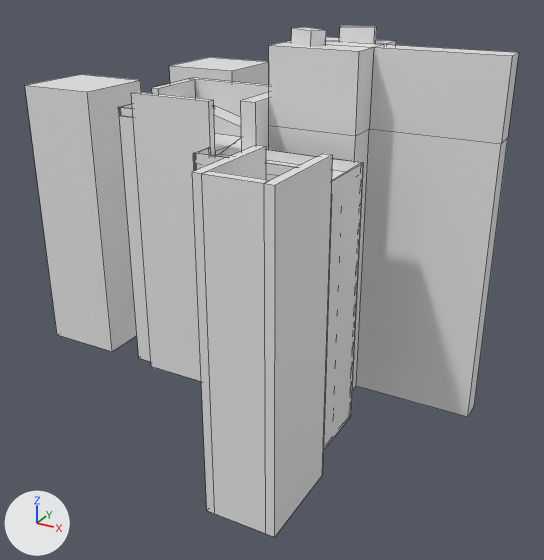
One commit to the Blender file src/maps/blend/structure.blend: the scene before it, then after it.
Camera for both pictures: a camera (50 mm lens) standing at (26.8, -52.1, 22.2) and looking at (-18.8, 30.8, -19.2). Every picture has the same lights, and +X, +Y and +Z are marked at lower left. Mesh edges are drawn as thin lines.

Objects in the first picture: 'structure-col'.
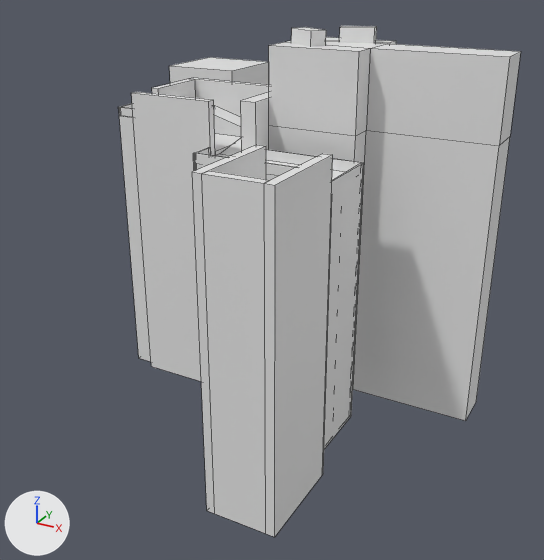
The change, as a diff of the scene's bpy script:
```diff
--- a/src/maps/blend/structure.blend.py
+++ b/src/maps/blend/structure.blend.py
@@ me_cube @@
 # used by ob_structure_col; location = (0.0, 0.0, 0.0)
-me_cube.from_pydata(...)  # 292 vertices, 258 faces; spans x -60.0..10.0, y -1.0..63.0, z -37.8..14.0
+me_cube.from_pydata(...)  # 276 vertices, 246 faces; spans x -49.0..10.0, y -1.0..63.0, z -36.8..14.0
+# me_cube part 1: the loose piece of 8 vertices spanning x -60.0..-48.0, y 30.0..42.0, z -37.8..3.8 is deleted
+# me_cube part 2
+# 10 vertices are removed from x -5.0..10.0, y 29.0..32.0, z -31.0..12.3
+# 22 faces are deleted
+# 2 vertices move from x -5.0, y 29.0..32.0, z 3.3 to x -5.0..10.0, y 28.0..33.0, z 3.3
+# 10 vertices are added at x -5.0..10.0, y 28.0..34.0, z -31.0..12.3
+# 22 new faces join them
 me_cube.materials.append(mat_material)
```

Boxes (x1, y1, x2, y2) around the edits, measured in the pictures (544 x 560 px; the box of a moved part takes in the faces that stretch with it):
'structure-col', reshaped (18% narrower): before (25, 26, 519, 537); after (118, 26, 521, 537)
part 1 of me_cube, deleted: before (25, 74, 141, 352)
part 2 of me_cube, moved or reshaped: before (271, 37, 519, 417); after (271, 37, 521, 421)
